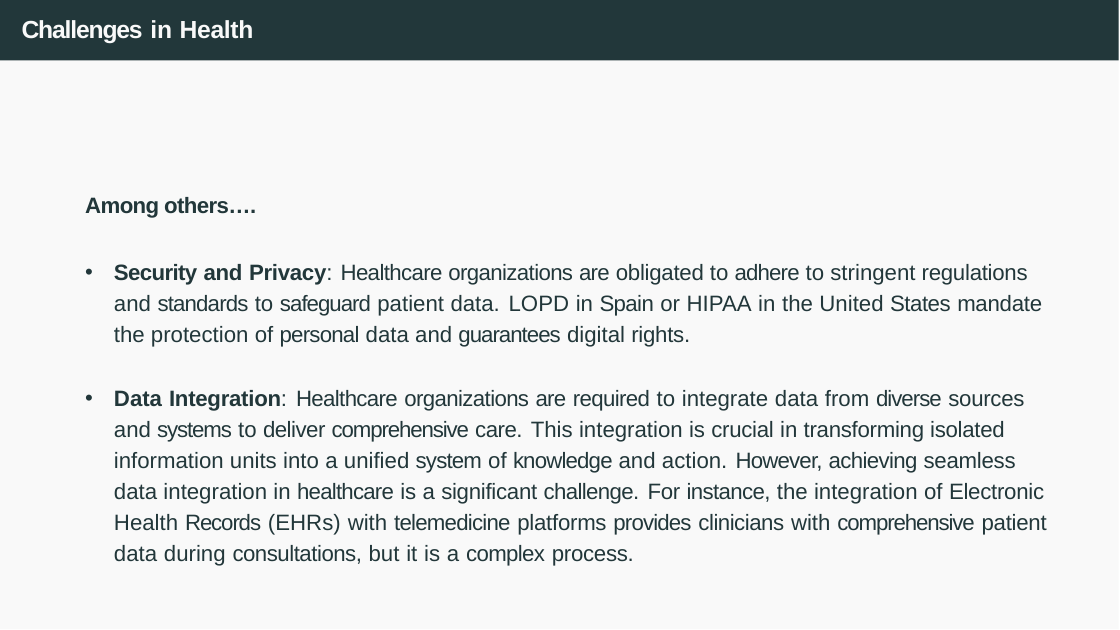
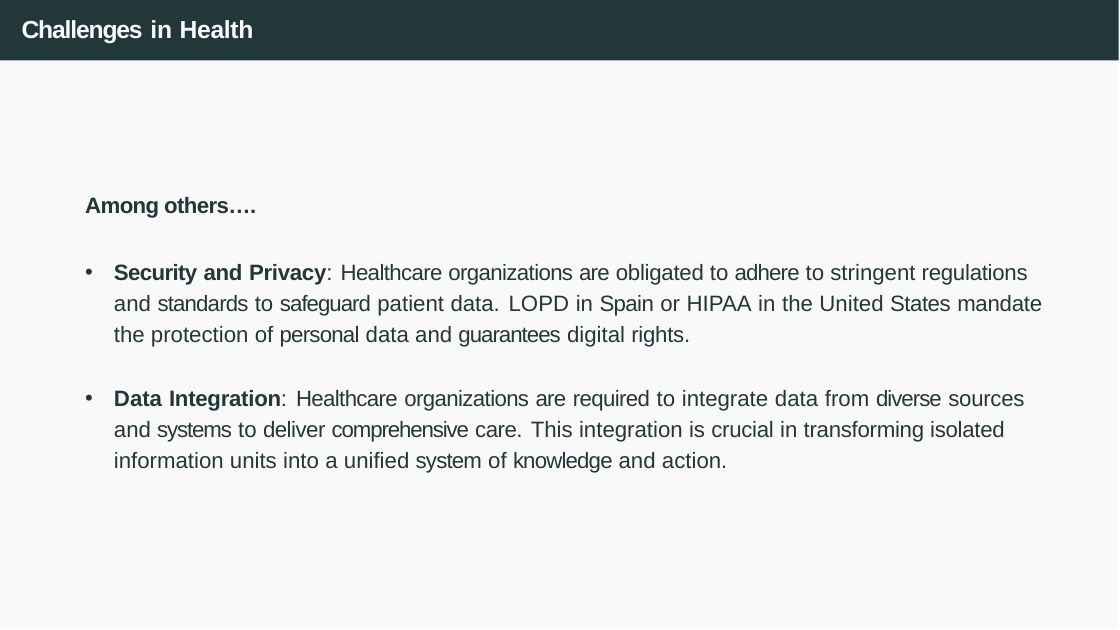
Before and after one commit to joanpaucm/HPDCB, a slide deck: slide 44 of src/slides/Session 1 and 2 - Introduction to Cloud Computing + Github Pages-2026.pptx. Drawn at 1120x630 pixels with LibreOffice and Linux fonts; fonts in the diff are those of the drawing. Boxes give left, top, right and bottom in pixels: in the first picture for what was removed or moved away, otherwise in the second. Text is boxed around its words. In the diff, an @@ line names an element or a change of style, - is before the commit and + after.

```diff
--- a/src/slides/Session 1 and 2 - Introduction to Cloud Computing + Github Pages-2026.pptx
+++ b/src/slides/Session 1 and 2 - Introduction to Cloud Computing + Github Pages-2026.pptx
@@ text at (114, 390, 1024, 473): text changed @@
-• Data Integration: Healthcare organizations are required to integrate data from diverse sources and systems to deliver comprehensive care. This integration is crucial in transforming isolated information units into a unified system of knowledge and action. However, achieving seamless data integration in healthcare is a significant challenge. For instance, the integration of Electronic Health Records (EHRs) with telemedicine platforms provides clinicians with comprehensive patient data during consultations, but it is a complex process.
+• Data Integration: Healthcare organizations are required to integrate data from diverse sources and systems to deliver comprehensive care. This integration is crucial in transforming isolated information units into a unified system of knowledge and action.
```
Also in this commit, not shown: 6 other slides changed, 7 other files.
